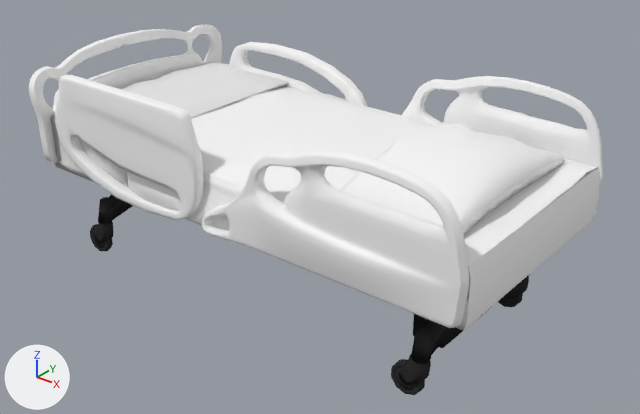
The Blender file Assets/blends/Hospital_Bed.blend: old version first, new version second.
Rendered twice from a camera (50 mm lens) standing at (7.11, -12.56, 9.69) and looking at (-2.84, -0.12, 1.97). The lights are fixed; the arrows at lower left show +X, +Y and +Z.

Names of what the first picture shows: 'Hospital Bed'.
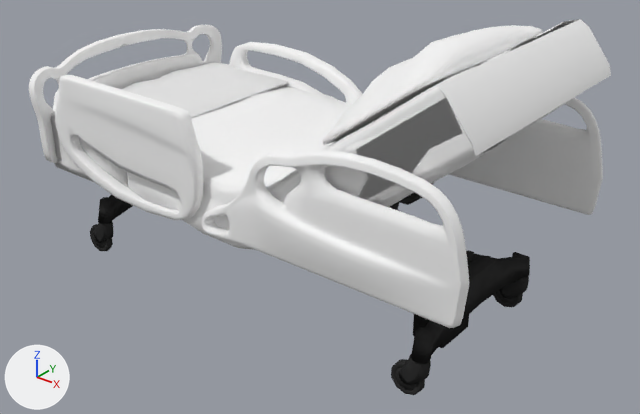
Location of each change, (x1, y1, x2, y2) in pixels of the pictures (640 x 414 px; the box of a moved part takes in the faces that stretch with it):
'Hospital Bed', reshaped
    before: (29, 25, 603, 395)
    after: (29, 19, 611, 395)
part 1 of me_cube_037, moved or reshaped
    before: (340, 124, 565, 233)
    after: (323, 25, 543, 145)
part 2 of me_cube_037, moved or reshaped
    before: (145, 91, 600, 331)
    after: (145, 19, 611, 250)

The change, as a diff of the scene's bpy script:
```diff
--- a/Assets/blends/Hospital_Bed.blend.py
+++ b/Assets/blends/Hospital_Bed.blend.py
@@ me_cube_037 @@
 # used by ob_hospital_bed; location = (0.0, 0.0, 0.0); scale = (1.0, 1.98, 0.327)
-me_cube_037.from_pydata(...)  # 9591 vertices, 9368 faces; spans x -8.82..1.84, y -1.4..1.38, z 0.0..13.92
+me_cube_037.from_pydata(...)  # 9591 vertices, 9368 faces; spans x -8.82..1.84, y -1.4..1.38, z 0.0..18.15
+# me_cube_037 part 1: the loose piece of 126 vertices spanning x -1.11..1.27, y -1.01..1.0, z 10.18..12.46 is multiplied about its middle by the matrix ((0.79, 0.0, -0.2), (0.0, 1.0, 0.0), (1.875, 0.0, 0.79)), then moved by (-0.66, 0.0, 4.59)
+# me_cube_037 part 2: 396 of 9591 vertices moved; they spanned x -4.66..1.8, y -1.3..1.29, z 6.06..10.79 and now span x -4.65..1.73, y -1.3..1.29, z 5.51..18.11; mean shift (0.03, 0.0, 3.35); largest move (1.74, -0.89, 6.38) -> (1.73, -0.89, 15.12)
 me_cube_037.materials.append(mat_curtain)
```
